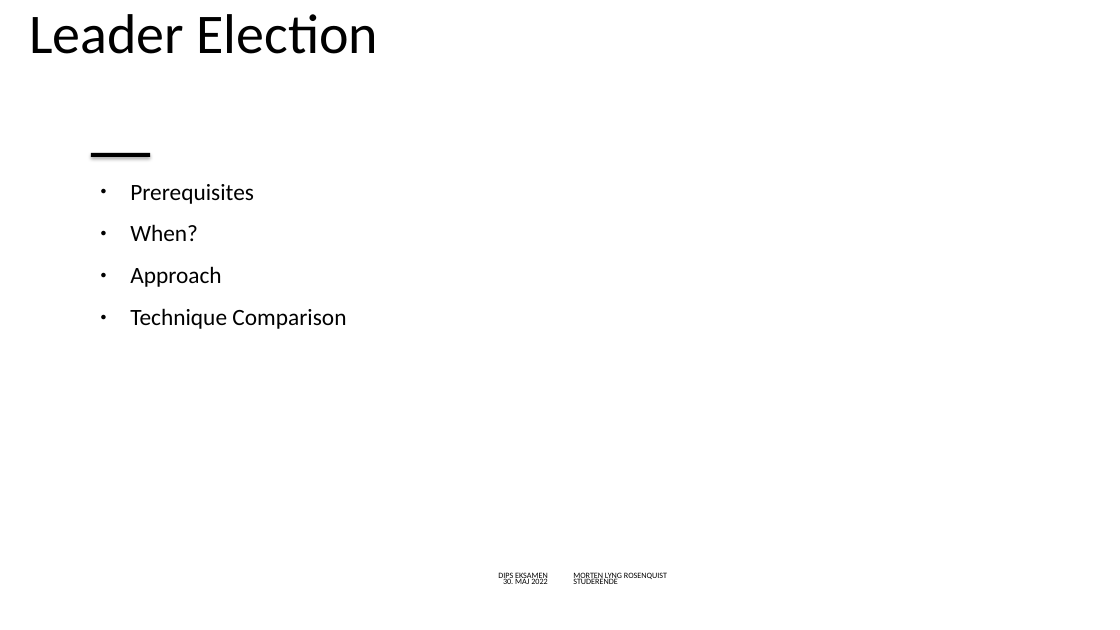
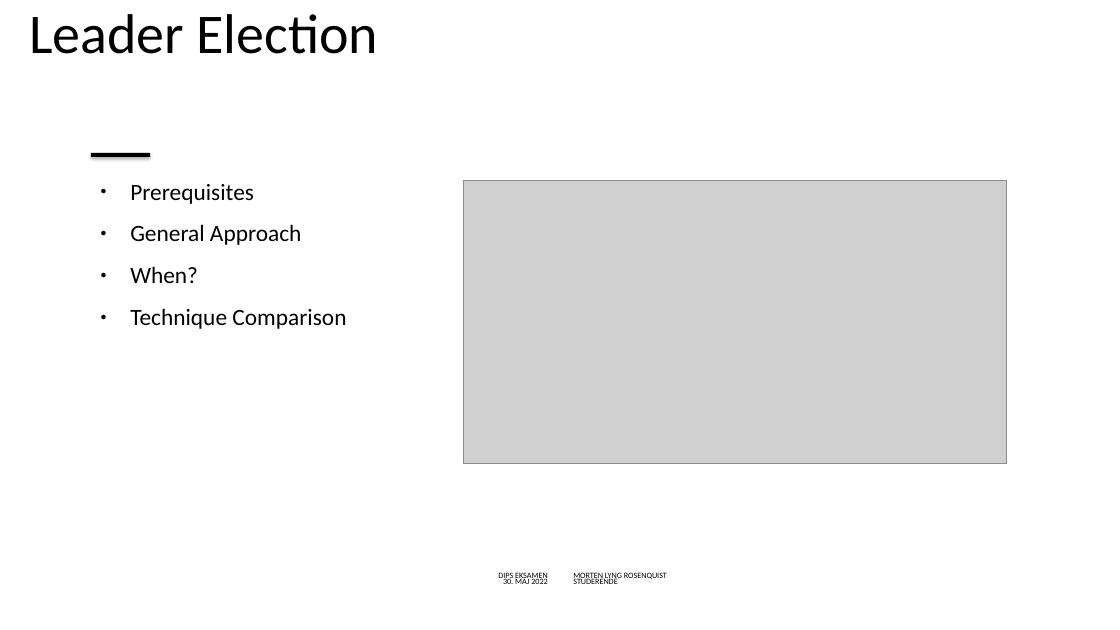
Before and after one commit to mlRosenquist/au-mlr-distributed-and-pervasive-systems, a slide deck: slide 8 of Præsentation.pptx. Drawn at 1120x630 pixels with LibreOffice and Linux fonts; fonts in the diff are those of the drawing; grey boxes stand for pictures; background and template pictures are left out. Boxes give left, top, right and bottom in pixels: in the first picture for what was removed or moved away, otherwise in the second. Text is boxed around its words. In the diff, an @@ line names an element or a change of style, - is before the commit and + after.

```diff
--- a/Præsentation.pptx
+++ b/Præsentation.pptx
@@ picture added at bbox=[463, 180, 1007, 463] @@
@@ text at bbox=[130, 224, 302, 245]: paragraph added @@
+● General Approach
@@ text at bbox=[130, 266, 221, 287]: paragraph removed @@
-● Approach
```
Also in this commit, not shown: 18 other slides changed, 3 slides added, 1 slide removed, 1 other file.
